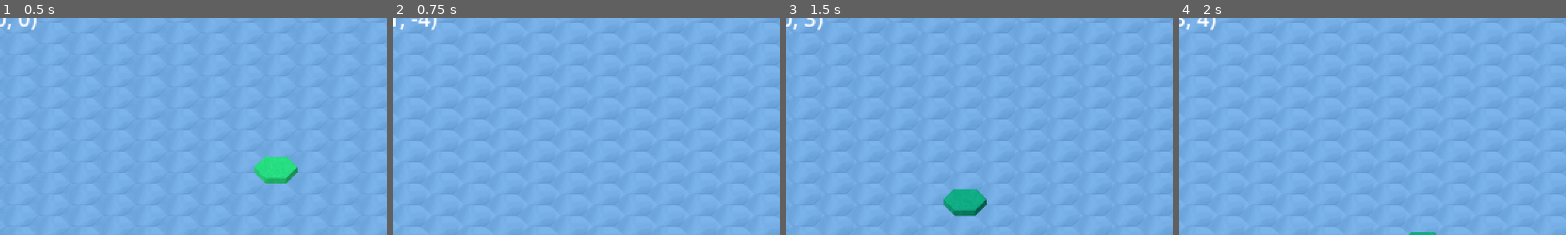
Above: before the commit, frames 1-4 (left to right).
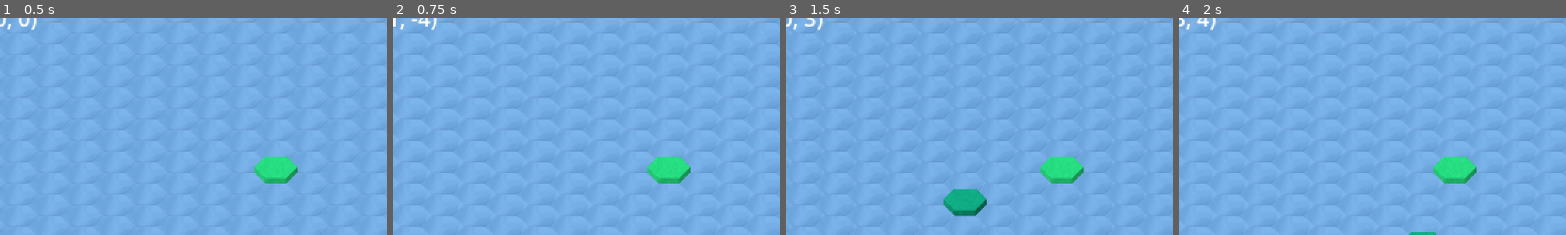
Above: after the commit, the same moments.

Repository: Luk97/ese
Game: Godot game, scene res://szenes/world.tscn
Two runs of this game, one before a commit and one after it. Both use one fixed random seed, a clock stepped at 60 frames per second and the inputs below. This scene is started directly instead of the project's main scene.
Inputs (mouse positions are % of the whole screen's width and height, from its top left):
- Up to frame 1 (0.5 s): no input
- Up to frame 2 (0.75 s): tap Enter at 0.5 s; move the mouse to (72, 45) at 0.52 s; click (72, 45) at 0.67 s
- Up to frame 3 (1.5 s): tap Space (ui_select) at 0.77, 1.25 s; drag from (30, 55) to (45, 70) at 1.27 s
- Up to frame 4 (2 s): no input
The pictures show only the part of the screen within x 14-64%, y 16-65%; the shares and areas given below are measured in that part.

Frame 1 is identical in both runs. In frame 2, 1.1% of the frame differs, in the area x 65-77%, y 63-77%; in frame 3, 1.1%; in frame 4, 1.1%.

Commit message:
Infinite world generation (chunk-based), with camera control (move, zoom + home via space), Debugscreen, Mouse and chunk position

Diff:
--- a/szenes/world.gd
+++ b/szenes/world.gd
@@ -6,7 +6,7 @@
 @export var worldLayer: TileMapLayer
 @export var skyLayer: TileMapLayer
 
-const source := 0
+const main_source := 0
 const water = Vector2i(0, 0)
 const grass = Vector2i(4, 0)
 const forest = Vector2i(5, 0)
@@ -26,13 +26,13 @@
 }
 
 var curser_tile: Vector2
-var original_tile: Vector2
+var original_tile: Vector2i = grass
 
 func _ready() -> void:
-	set_tile(groundLayer, Vector2i(0, 0), source, grass)
+	set_tile(groundLayer, Vector2i(0, 0), main_source, grass)
 	update_chunks(get_current_chunk())
 
-func _process(delta: float) -> void:
+func _process(_delta: float) -> void:
 	var chunk = get_current_chunk()
 	debug_log.text = "Chunk: " + str(chunk) + "\n"
 	if current_chunk != chunk:
@@ -42,8 +42,8 @@
 
 func get_current_chunk() -> Vector2:
 	var camera = get_viewport().get_camera_2d().global_position
-	var position = get_tile_of_layer(groundLayer, camera)
-	return Vector2(floor(position.x / CHUNK_SIZE), floor(position.y / CHUNK_SIZE))
+	var tile = get_tile_of_layer(camera)
+	return Vector2(floor(tile.x / CHUNK_SIZE), floor(tile.y / CHUNK_SIZE))
 
 func update_chunks(center: Vector2):
 	for y in range(center.y - RADIUS, center.y + RADIUS + 1):
@@ -62,12 +62,12 @@
 	if chunk_data.has(key):
 		for tile_pos in chunk_data[key]["tiles"].keys():
 			var tile = chunk_data[key]["tiles"][tile_pos]
-			var position = Vector2i(chunk.x * CHUNK_SIZE + tile_pos.x, chunk.y * CHUNK_SIZE + tile_pos.y)
-			set_tile(groundLayer, position, source, tile)
+			var tile_position = Vector2i(chunk.x * CHUNK_SIZE + tile_pos.x, chunk.y * CHUNK_SIZE + tile_pos.y)
+			set_tile(groundLayer, tile_position, main_source, tile)
 
 	for y in range(CHUNK_SIZE):
 		for x in range(CHUNK_SIZE):
-			set_tile(groundLayer, Vector2i(chunk.x * CHUNK_SIZE + x, chunk.y * CHUNK_SIZE + y), source, water)
+			set_tile(groundLayer, Vector2i(chunk.x * CHUNK_SIZE + x, chunk.y * CHUNK_SIZE + y), main_source, water)
 	chunks[chunk] = true
 
 func unload_chunk(chunk):
@@ -86,7 +86,7 @@
 	var only_water = true
 	for y in range(CHUNK_SIZE):
 		for x in range(CHUNK_SIZE):
-			var tile = groundLayer.get_cell_atlas_coords(Vector2i(chunk.x * CHUNK_SIZE + x, chunk.y * CHUNK_SIZE + y))
+			var tile = groundLayer.get_cell_atlas_coords(Vector2(chunk.x * CHUNK_SIZE + x, chunk.y * CHUNK_SIZE + y))
 			if tile != water:
 				chunk_data[key]["tiles"][Vector2i(x, y)] = tile
 				only_water = false
@@ -100,23 +100,23 @@
 	if layer.get_cell_atlas_coords(coords) == Vector2i(-1, -1):
 		layer.set_cell(coords, source, tile)
 
-func get_tile_of_layer(layer: TileMapLayer, position: Vector2):
-	var isometric_width = ((8 * TILE_WIDTH) + (7 * TILE_HEIGHT)) / CHUNK_SIZE
-	var isometric_x = (position.x / isometric_width) + (position.y / TILE_HEIGHT)
-	var isometric_y = (position.y / TILE_HEIGHT) - (position.x / isometric_width)
+func get_tile_of_layer(pos: Vector2):
+	var isometric_width = float((8 * TILE_WIDTH) + (7 * TILE_HEIGHT)) / CHUNK_SIZE
+	var isometric_x = (pos.x / isometric_width) + (pos.y / TILE_HEIGHT)
+	var isometric_y = (pos.y / TILE_HEIGHT) - (pos.x / isometric_width)
 	return Vector2(floor(isometric_x), floor(isometric_y))
 
 func curser():
 	var mouse = get_global_mouse_position()
-	var tile = get_tile_of_layer(groundLayer, mouse)
+	var tile = get_tile_of_layer(mouse)
 	debug_log.text += "Curser: " + str(tile) + "\n"
 
 	if tile != curser_tile:
 		if original_tile != null:
-			groundLayer.set_cell(curser_tile, source, original_tile)
+			groundLayer.set_cell(curser_tile, main_source, original_tile)
 
 		original_tile = groundLayer.get_cell_atlas_coords(tile)
-		groundLayer.set_cell(tile, source, forest)
+		groundLayer.set_cell(tile, main_source, forest)
 
 		curser_tile = tile
 
Not shown, changed: assets/.DS_Store
